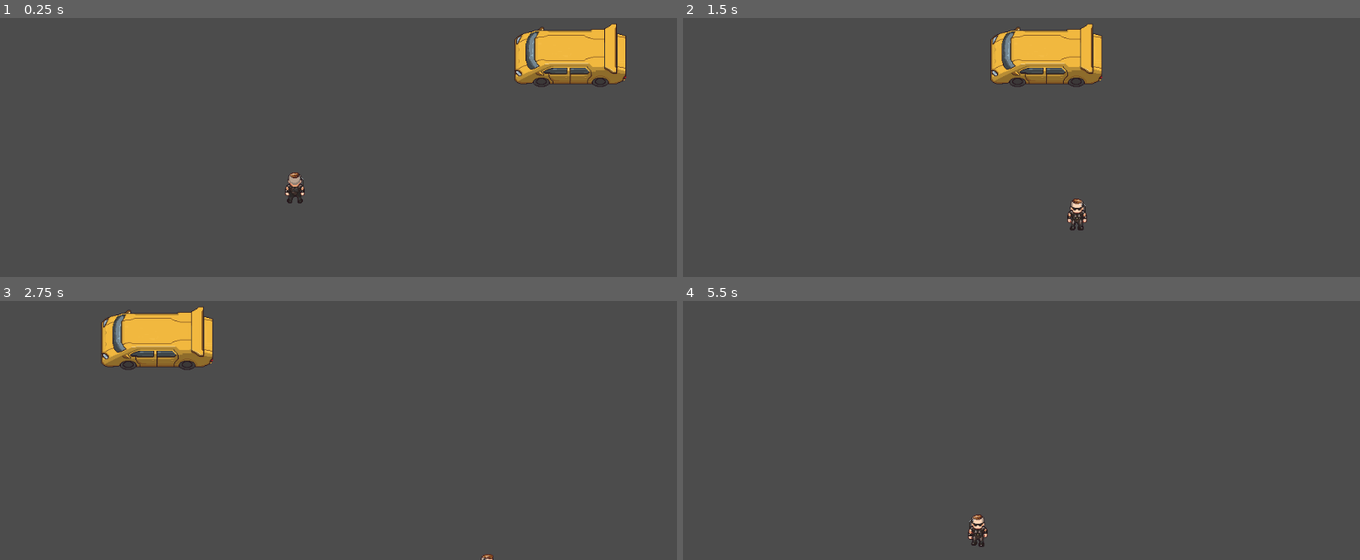
Above: before the commit, frames 1-4 (two rows, left to right).
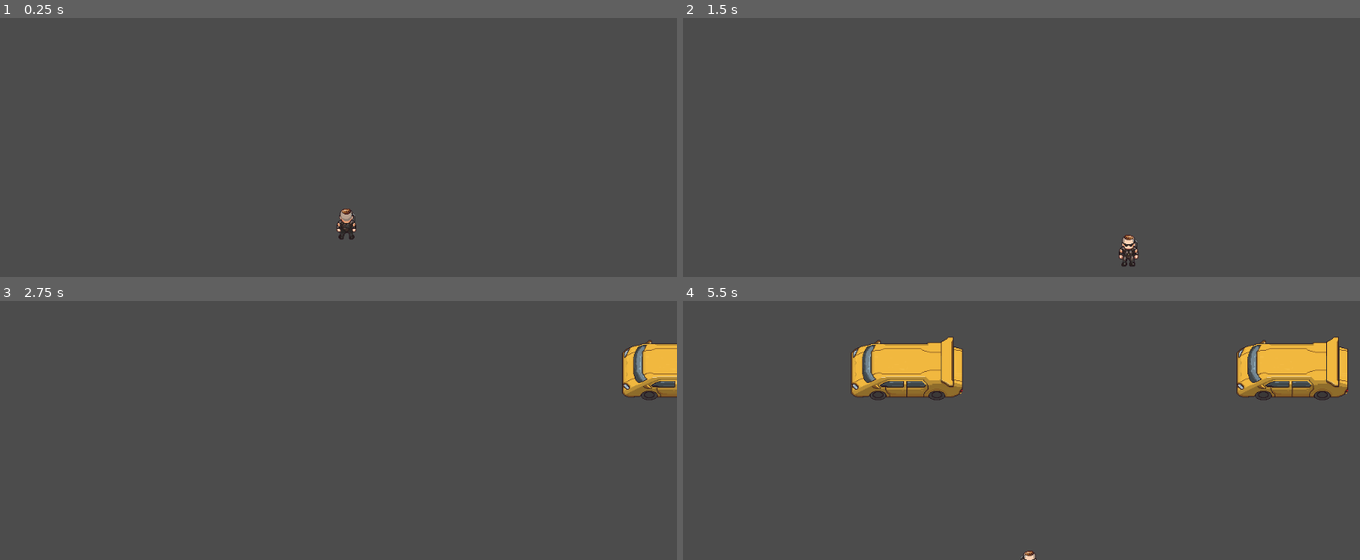
Above: after the commit, the same moments.

Repository: Grizz03/BladeFrogger
Game: Godot game, scene res://Level/Level.tscn
The game is run twice, just before and just after one commit, with the same random seed, the same clock (stepped at 60 frames per second) and the same inputs.
Inputs:
- Up to frame 1 (0.25 s): no input
- Up to frame 2 (1.5 s): hold Right (ui_right) 0.53-1.28 s; hold Down (ui_down) from 1.28 s (still down)
- Up to frame 3 (2.75 s): release Down (ui_down) at 2.03 s; hold Right (ui_right) from 2.03 s (still down)
- Up to frame 4 (5.5 s): release Right (ui_right) at 2.78 s; hold Up (ui_up) 2.78-3.53 s; hold Left (ui_left) 3.53-5.03 s; hold Down (ui_down) from 5.03 s (still down)

The runs differ from the first frame. In frame 1, 3.7% of the frame differs, in the area x 42-93%, y 2-86%; in frame 2, 3.7%; in frame 3, 4.8%; in frame 4, 6.7%, in the area x 24-99%, y 14-100%.

Commit message:
instance car scene in level at node

Diff:
--- /dev/null
+++ b/Level/Level.gd
@@ -0,0 +1,12 @@
+extends Node
+
+const CAR = preload("res://Car/Car.tscn")
+
+# Timer signal
+func _on_Timer_timeout():
+	# creates instance of CAR
+	var car = CAR.instance()
+	# set position
+	car.position = $'CarStart1'.position
+	# adds child to level scene
+	add_child(car)
--- a/Level/Level.tscn
+++ b/Level/Level.tscn
@@ -1,11 +1,19 @@
 [gd_scene load_steps=3 format=2]
 
-[ext_resource path="res://Car/Car.tscn" type="PackedScene" id=1]
 [ext_resource path="res://Player/Player.tscn" type="PackedScene" id=2]
+[ext_resource path="res://Level/Level.gd" type="Script" id=3]
 
 [node name="Level" type="Node"]
-
-[node name="Car" parent="." instance=ExtResource( 1 )]
+script = ExtResource( 3 )
 
 [node name="Player" parent="." instance=ExtResource( 2 )]
-position = Vector2( 445.617, 464.699 )
+position = Vector2( 523.529, 520.137 )
+
+[node name="Timer" type="Timer" parent="."]
+wait_time = 2.329
+autostart = true
+
+[node name="CarStart1" type="Position2D" parent="."]
+position = Vector2( 1134.22, 308.651 )
+
+[connection signal="timeout" from="Timer" to="." method="_on_Timer_timeout"]
